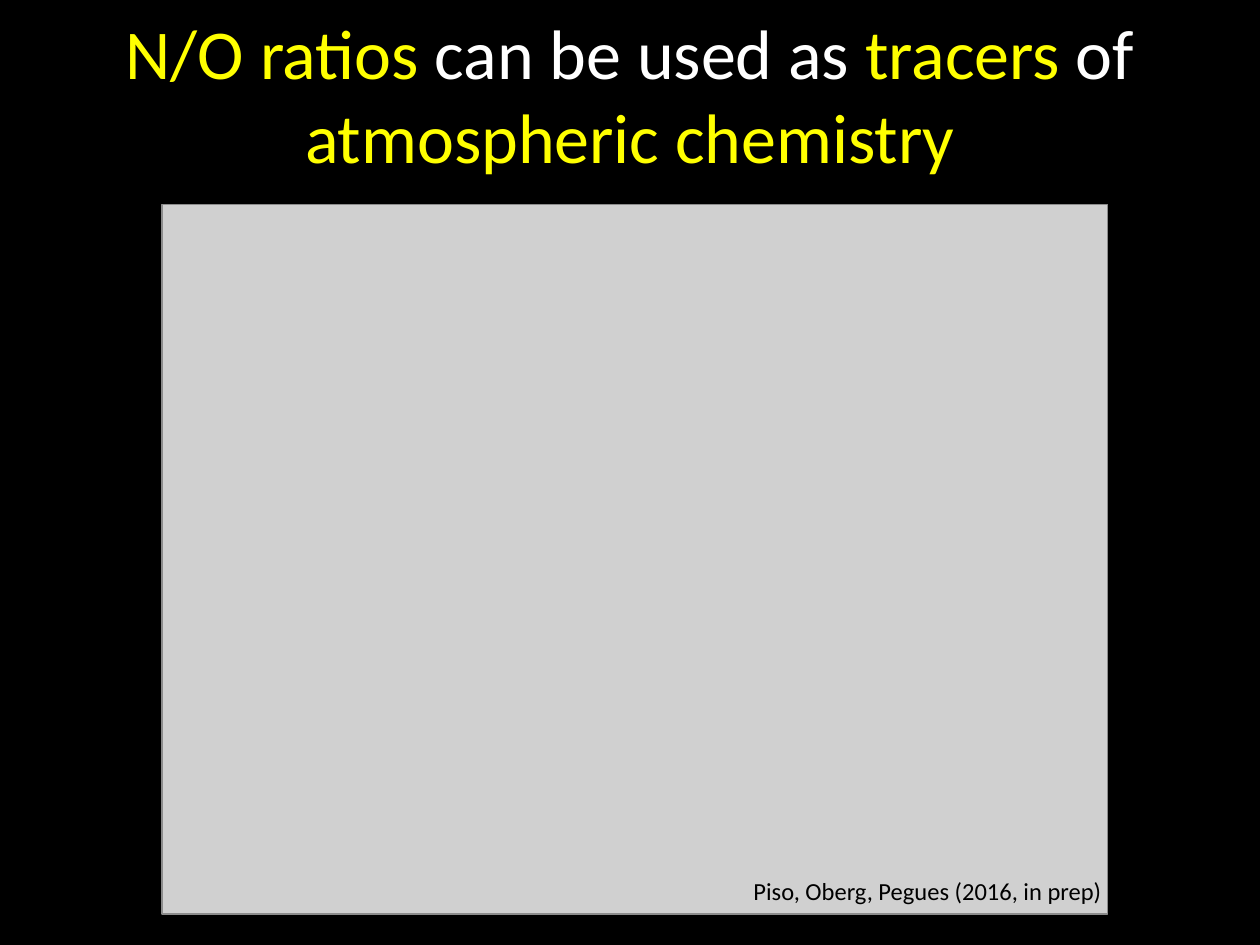
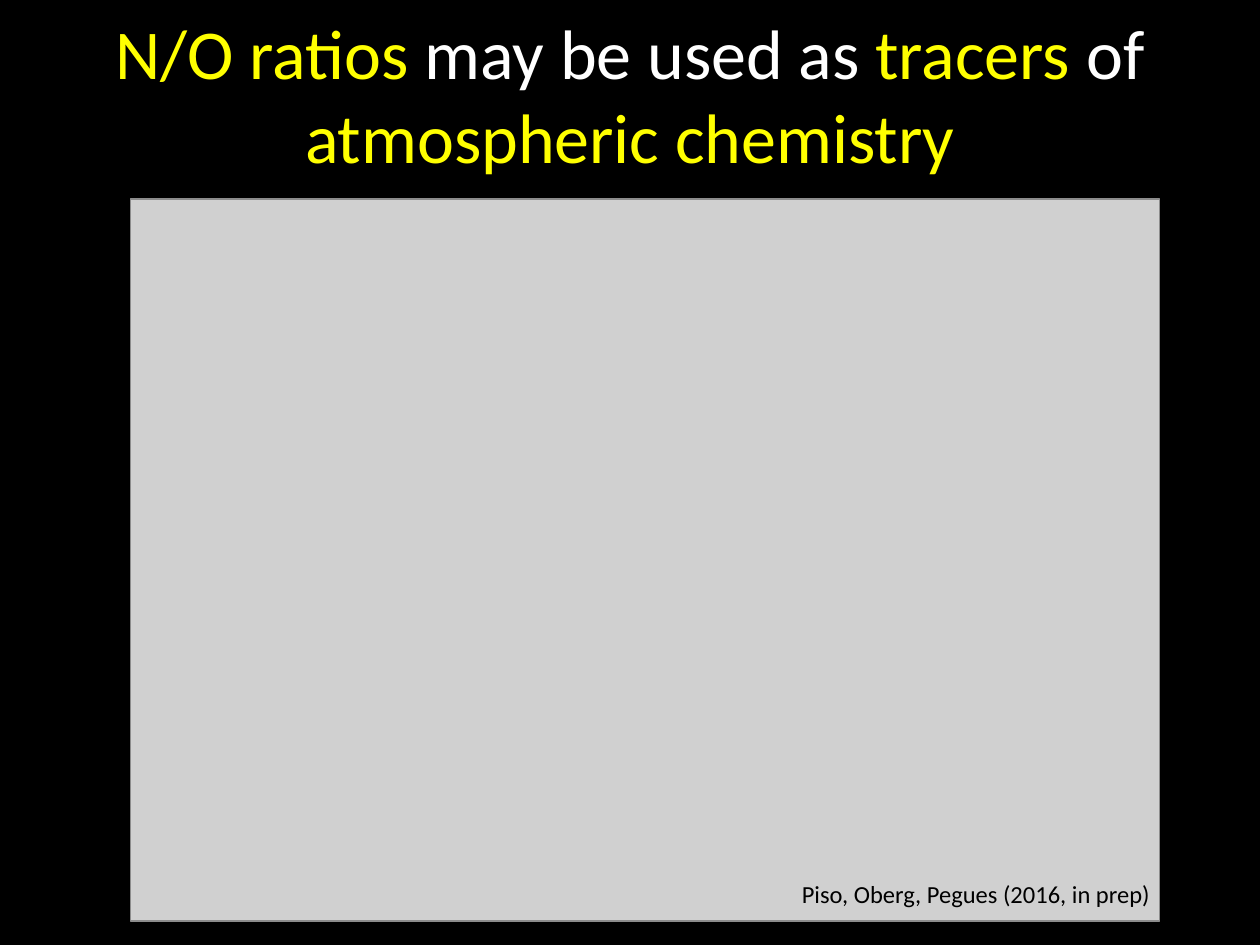
Before and after one commit to apiso/Thesis, a slide deck: slide 20 of slides/AAS_talk.pptx (slide 16 before the commit). Drawn at 1260x945 pixels with LibreOffice and Linux fonts; fonts in the diff are those of the drawing; grey boxes stand for pictures. Boxes give left, top, right and bottom in pixels: in the first picture for what was removed or moved away, otherwise in the second. Text is boxed around its words. In the diff, an @@ line names an element or a change of style, - is before the commit and + after.

```diff
--- a/slides/AAS_talk.pptx
+++ b/slides/AAS_talk.pptx
@@ title at <box>116,30,1144,175</box>: text changed @@
-N/O ratios can be used as tracers of atmospheric chemistry
+N/O ratios may be used as tracers of atmospheric chemistry
@@ picture: place and size @@
-picture at <box>163,205,1109,915</box>
+picture at <box>130,199,1159,921</box>
@@ text "Piso, Oberg, Pegues (2016, in ...": place and size @@
-text "Piso, Oberg, Pegues (2016, in ..." at <box>753,882,1102,905</box>
+text "Piso, Oberg, Pegues (2016, in ..." at <box>802,885,1150,908</box>
```
Also in this commit, not shown: 6 other slides changed, 11 slides added, 1 slide removed, 5 other files.
